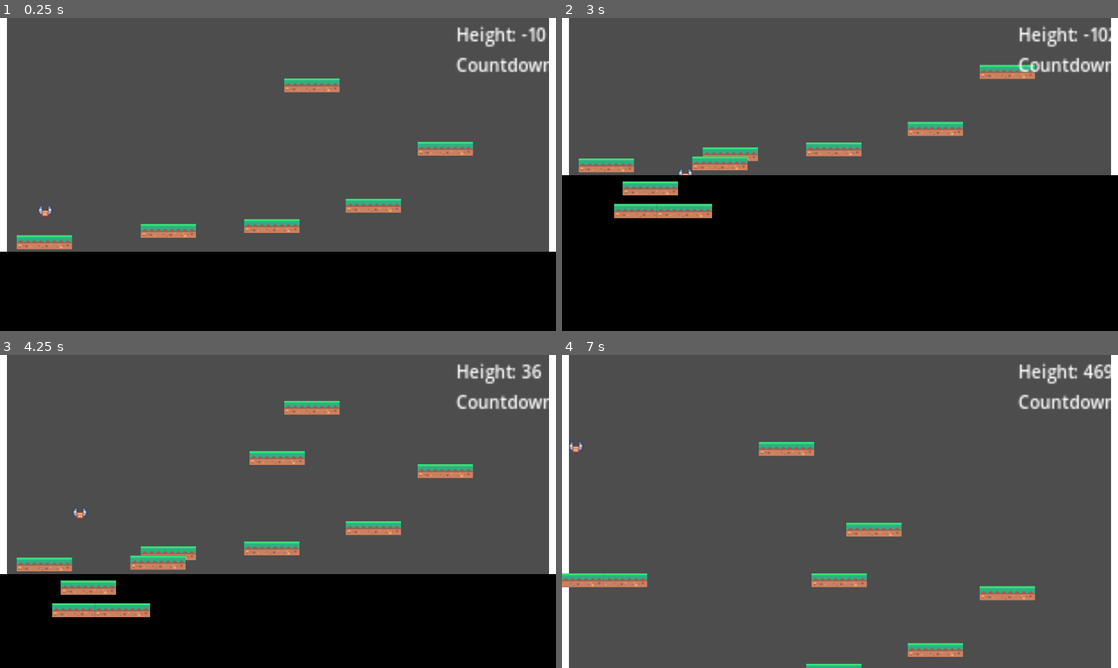
Above: before the commit, frames 1-4 (two rows, left to right).
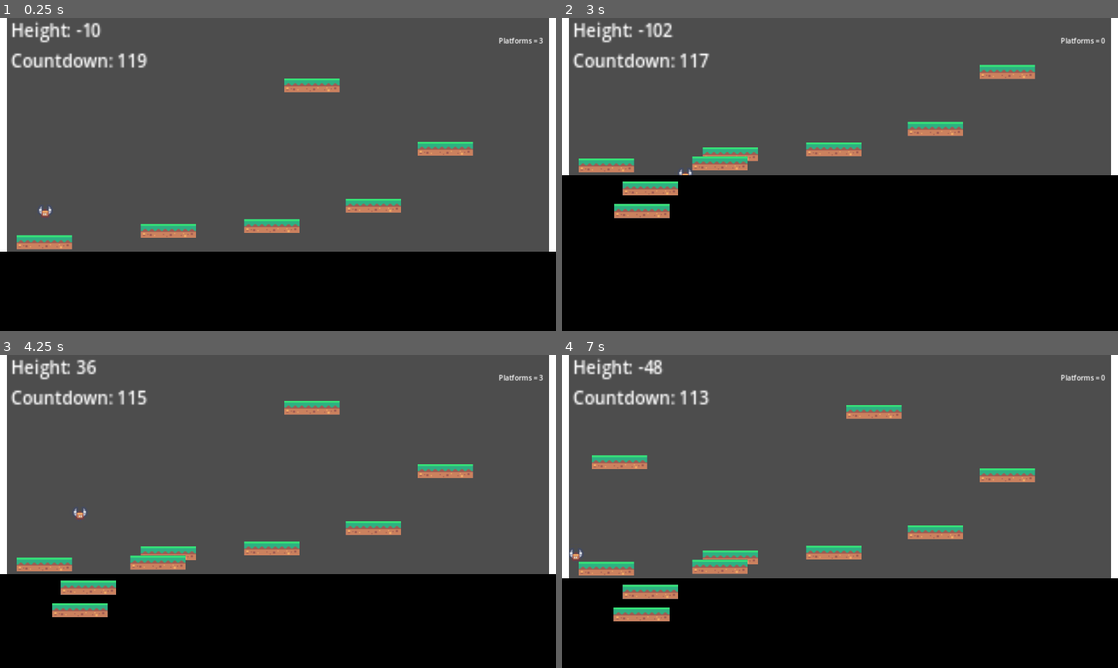
Above: after the commit, the same moments.

Repository: nathanleiby/trijam-248
Game: Godot game, scene res://gameplay/gameplay.tscn
Two runs of this game, one before a commit and one after it. Both use one fixed random seed, a clock stepped at 60 frames per second and the inputs below.
Inputs:
- Up to frame 1 (0.25 s): no input
- Up to frame 2 (3 s): hold Right (walk_right) 0.53-2.03 s; tap Space (place_item, bound only before the commit) every 0.75 s from 0.6 to 2.85 s; tap Up (jump) at 0.77, 1.52 s; hold Left (walk_left) 2.03-2.78 s; hold Right (walk_right) from 2.78 s (still down)
- Up to frame 3 (4.25 s): keep holding Right (walk_right); tap Up (jump) at 3.02, 3.77 s; tap Space (place_item, bound only before the commit) at 3.6 s; tap R (reset) at 4.15 s
- Up to frame 4 (7 s): release Right (walk_right) at 4.28 s; hold Left (walk_left) 4.28-5.03 s; tap Space (place_item, bound only before the commit) every 0.75 s from 4.35 to 6.6 s; tap Up (jump) at 4.52, 6.02, 6.77 s; hold Right (walk_right) 5.03-5.78 s; hold Left (walk_left) from 5.78 s (still down)

The runs differ from the first frame. In frame 1, 2.1% of the frame differs, in the area x 2-99%, y 1-18%; in frame 2, 2.6%; in frame 3, 2.9%; in frame 4, 36%, in the area x 0-100%, y 1-100%.

Commit message:
platforms remaining

Diff:
--- a/gameplay/character.gd
+++ b/gameplay/character.gd
@@ -11,10 +11,19 @@
 const OFFSET = 4
 const DEATH_HEIGHT = 720
 
+const PLATFORMS_MAX = 3
+
+var platforms_remaining:
+	set(val):
+		platforms_remaining = val
+		$PlayerUI/PlatformsRemainingLabel.text = "Platforms = " + str(platforms_remaining)
+
+
 var respawn_location: Vector2
 
 func _ready() -> void:
 	respawn_location = position
+	platforms_remaining = PLATFORMS_MAX
 
 
 func _physics_process(delta):
@@ -36,7 +45,12 @@
 		velocity.y = jump_speed
 
 	# put it below the character
-	if Input.is_action_just_pressed("place_item"):
+	if Input.is_action_just_pressed("place_platform"):
+		if platforms_remaining <= 0:
+			return
+
+		platforms_remaining -= 1
+
 		var platform = platformScene.instantiate()
 		add_child(platform)
 
@@ -44,8 +58,10 @@
 		platform.position += Vector2(0, y_offset)
 		platform.reparent(get_tree().root)
 
+
 	if Input.is_action_just_pressed("reset"):
 		position = respawn_location
+		platforms_remaining = PLATFORMS_MAX
 
 	if position.y >= DEATH_HEIGHT:
 		position = respawn_location
--- a/gameplay/character.tscn
+++ b/gameplay/character.tscn
@@ -26,3 +26,16 @@
 limit_left = 0
 limit_right = 1280
 position_smoothing_enabled = true
+
+[node name="PlayerUI" type="CanvasLayer" parent="."]
+
+[node name="PlatformsRemainingLabel" type="Label" parent="PlayerUI"]
+anchors_preset = 1
+anchor_left = 1.0
+anchor_right = 1.0
+offset_left = -92.0
+offset_top = 41.0
+offset_right = -30.0
+offset_bottom = 67.0
+grow_horizontal = 0
+text = "Items: 5"
--- a/gameplay/gameplay.tscn
+++ b/gameplay/gameplay.tscn
@@ -67,18 +67,17 @@
 [node name="UI" type="CanvasLayer" parent="."]
 
 [node name="ScoreLabel" type="Label" parent="UI"]
-offset_left = 1050.0
-offset_top = 10.0
-offset_right = 1120.0
-offset_bottom = 40.0
+offset_left = 25.0001
+offset_right = 95.0001
+offset_bottom = 30.0
 scale = Vector2(2.48846, 2.48846)
 text = "Height: 0"
 
 [node name="TimerLabel" type="Label" parent="UI"]
-offset_left = 1050.0
-offset_top = 80.0
-offset_right = 1158.0
-offset_bottom = 110.0
+offset_left = 25.0001
+offset_top = 70.0
+offset_right = 133.0
+offset_bottom = 100.0
 scale = Vector2(2.48846, 2.48846)
 text = "Countdown: 0"
 
--- a/project.godot
+++ b/project.godot
@@ -102,7 +102,7 @@
 , Object(InputEventKey,"resource_local_to_scene":false,"resource_name":"","device":-1,"window_id":0,"alt_pressed":false,"shift_pressed":false,"ctrl_pressed":false,"meta_pressed":false,"pressed":false,"keycode":0,"physical_keycode":87,"key_label":0,"unicode":119,"echo":false,"script":null)
 ]
 }
-place_item={
+place_platform={
 "deadzone": 0.5,
 "events": [Object(InputEventKey,"resource_local_to_scene":false,"resource_name":"","device":-1,"window_id":0,"alt_pressed":false,"shift_pressed":false,"ctrl_pressed":false,"meta_pressed":false,"pressed":false,"keycode":0,"physical_keycode":32,"key_label":0,"unicode":32,"echo":false,"script":null)
 ]
